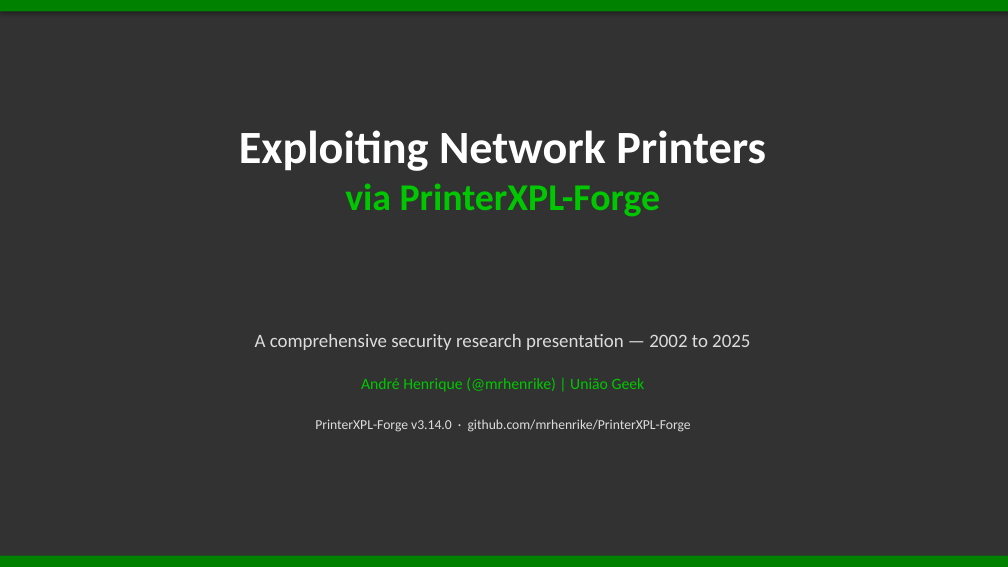
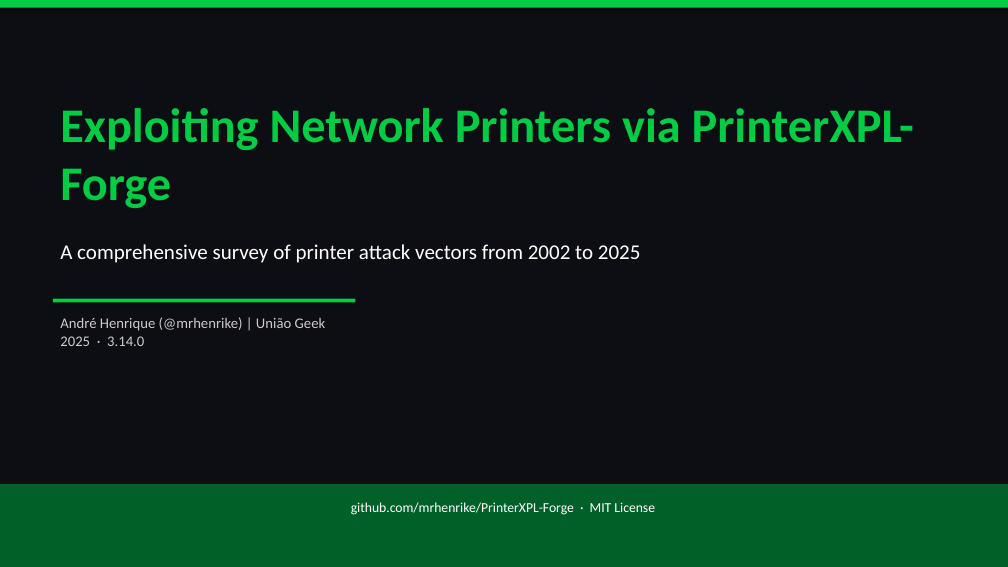
Before and after one commit to mrhenrike/PrinterXPL-Forge, a slide deck: slide 1 of docs/Exploiting-Network-Printers-via-PrinterXPL-Forge.pptx. Drawn at 1008x567 pixels with LibreOffice and Linux fonts; fonts in the diff are those of the drawing. Boxes give left, top, right and bottom in pixels: in the first picture for what was removed or moved away, otherwise in the second. Text is boxed around its words. In the diff, an @@ line names an element or a change of style, - is before the commit and + after.

```diff
--- a/docs/Exploiting-Network-Printers-via-PrinterXPL-Forge.pptx
+++ b/docs/Exploiting-Network-Printers-via-PrinterXPL-Forge.pptx
@@ background #FFFFFF to #0D0D14 @@
@@ rectangle at [0,0,1008,8]: fill #008200 to #00CC44 @@
@@ rectangle removed at [0,0,1008,567] @@
@@ text at [60,108,914,208]: text changed; size 44 to 46 pt; text colour #FFFFFF to #00CC44 @@
-Exploiting Network Printers
-via PrinterXPL-Forge
+Exploiting Network Printers via PrinterXPL-Forge
@@ text added at [60,244,641,263], 20 pt, text #FFFFFF @@
+A comprehensive survey of printer attack vectors from 2002 to 2025
@@ rectangle added at [53,299,355,302], fill #00CC44 @@
@@ text at [60,317,326,346]: text changed; size 13 to 14 pt; text colour #DCDCDC to #CCCCCC @@
-A comprehensive security research presentation — 2002 to 2025
-André Henrique (@mrhenrike) | União Geek
-PrinterXPL-Forge v3.14.0 · github.com/mrhenrike/PrinterXPL-Forge
+André Henrique (@mrhenrike) | União Geek
+2025 · 3.14.0
@@ rectangle: place and size @@
-rectangle at [0,556,1008,567]
+rectangle at [0,484,1008,567]
@@ rectangle at [0,484,1008,567]: fill #008200 to #006028 @@
@@ text added at [351,502,655,515], 13 pt, text #FFFFFF @@
+github.com/mrhenrike/PrinterXPL-Forge · MIT License
```
Also in this commit, not shown: 3 other slides changed, 34 slides added, 31 slides removed.
